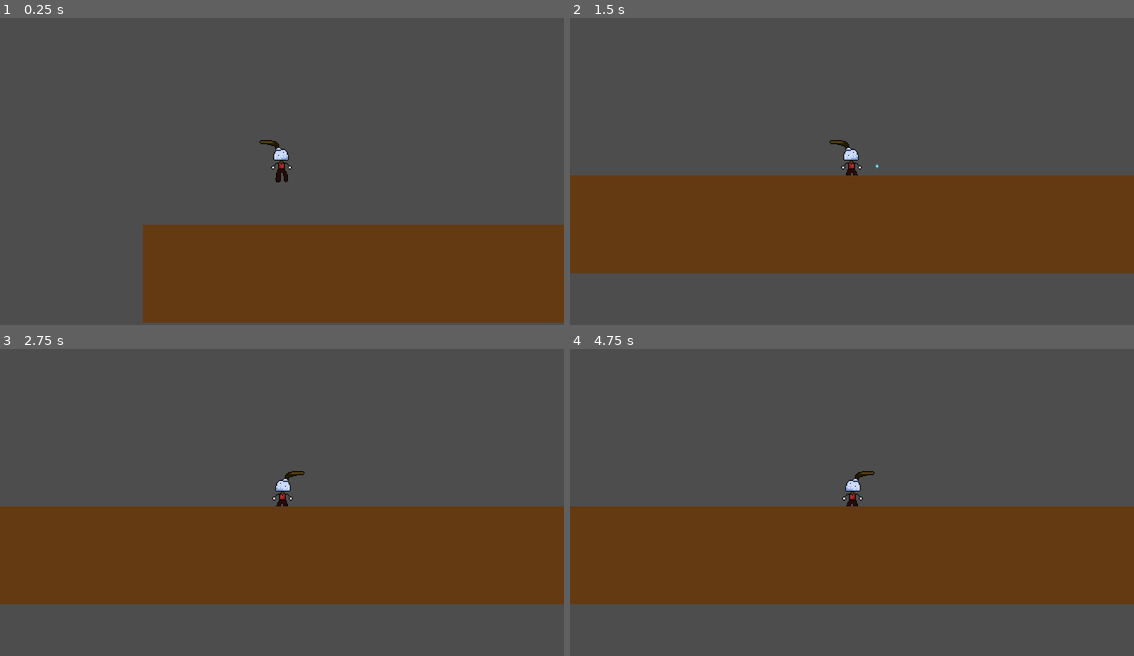
Above: before the commit, frames 1-4 (two rows, left to right).
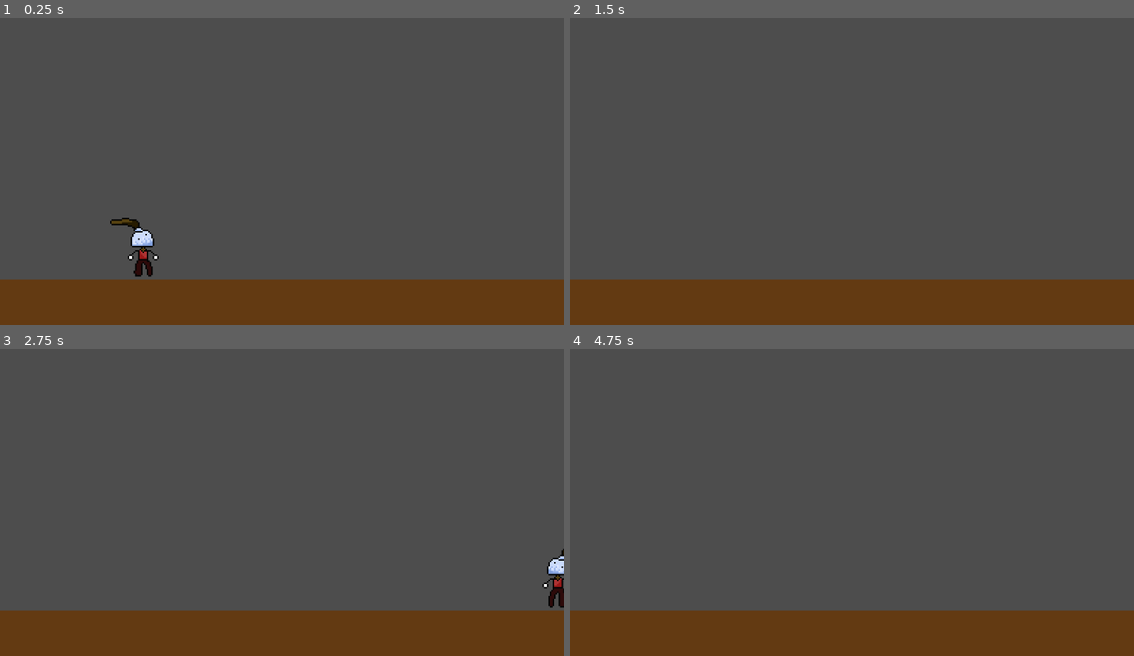
Above: after the commit, the same moments.

Repository: FraN-onLine/unapologetic-cuphead-clone
Game: Godot game, scene res://main.tscn
The game is run twice, just before and just after one commit, with the same random seed, the same clock (stepped at 60 frames per second) and the same inputs.
Inputs:
- Up to frame 1 (0.25 s): no input
- Up to frame 2 (1.5 s): hold Right (right) from 0.53 s (still down); tap Z (dash) at 0.6 s; tap Space (jump) at 0.77 s; tap X (shoot) at 1.35 s
- Up to frame 3 (2.75 s): tap Space (jump) at 1.52 s; release Right (right) at 2.03 s; hold Left (left) from 2.03 s (still down); tap S (switch) at 2.1 s
- Up to frame 4 (4.75 s): release Left (left) at 2.78 s; hold Right (right) 2.78-4.28 s; tap Z (dash) at 2.85 s; tap Space (jump) at 3.02, 3.77, 4.52 s; tap Enter at 3.5 s; hold X (shoot) 3.53-4.28 s; hold Left (left) from 4.28 s (still down); tap S (switch) at 4.35 s

The runs differ from the first frame. In frame 1, 19% of the frame differs, in the area x 0-100%, y 39-100%; in frame 2, 47%; in frame 3, 47%; in frame 4, 47%.

Commit message:
here goes

Diff:
--- a/mophead/Mophead/mophead.tscn
+++ b/mophead/Mophead/mophead.tscn
@@ -1,9 +1,31 @@
 [gd_scene format=3 uid="uid://cfhxp00n8g2ud"]
 
-[ext_resource type="Texture2D" uid="uid://echbik2xdqal" path="res://Assets/Mophead/Mophead.png" id="1_siwno"]
 [ext_resource type="Script" uid="uid://dk8n05uk1am2d" path="res://Mophead/mophead.gd" id="1_vye04"]
 [ext_resource type="PackedScene" uid="uid://iukk87a0i6xf" path="res://Mophead/bluebullet.tscn" id="2_sd5nd"]
 [ext_resource type="PackedScene" uid="uid://cyk8xn4jax4gm" path="res://Mophead/pinkbullet.tscn" id="3_0a4a8"]
+[ext_resource type="Texture2D" uid="uid://bee4dqrtyenck" path="res://Assets/Mophead/Mophead-Sheet.png" id="4_0a4a8"]
+
+[sub_resource type="AtlasTexture" id="AtlasTexture_r7il3"]
+atlas = ExtResource("4_0a4a8")
+region = Rect2(0, 0, 64, 64)
+
+[sub_resource type="AtlasTexture" id="AtlasTexture_7d4yf"]
+atlas = ExtResource("4_0a4a8")
+region = Rect2(64, 0, 64, 64)
+
+[sub_resource type="SpriteFrames" id="SpriteFrames_2xqtd"]
+animations = [{
+"frames": [{
+"duration": 1.0,
+"texture": SubResource("AtlasTexture_r7il3")
+}, {
+"duration": 1.0,
+"texture": SubResource("AtlasTexture_7d4yf")
+}],
+"loop": true,
+"name": &"default",
+"speed": 5.0
+}]
 
 [sub_resource type="RectangleShape2D" id="RectangleShape2D_vye04"]
 size = Vector2(21, 44)
@@ -13,8 +35,10 @@
 blue_bullet_scene = ExtResource("2_sd5nd")
 pink_bullet_scene = ExtResource("3_0a4a8")
 
-[node name="MopheadSprite" type="Sprite2D" parent="." unique_id=1881869106]
-texture = ExtResource("1_siwno")
+[node name="MopheadSprite" type="AnimatedSprite2D" parent="." unique_id=1936753779]
+sprite_frames = SubResource("SpriteFrames_2xqtd")
+autoplay = "default"
+frame_progress = 0.33924654
 
 [node name="CollisionShape2D" type="CollisionShape2D" parent="." unique_id=322549091]
 position = Vector2(-0.5, -5)
@@ -25,7 +49,4 @@
 [node name="DashTimer" type="Timer" parent="." unique_id=2055232609]
 one_shot = true
 
-[node name="Camera2D" type="Camera2D" parent="." unique_id=449207392]
-zoom = Vector2(2, 2)
-
 [connection signal="timeout" from="DashTimer" to="." method="_on_dash_timer_timeout"]
--- a/mophead/main.tscn
+++ b/mophead/main.tscn
@@ -8,17 +8,21 @@
 [node name="Node2D" type="Node2D" unique_id=1979549985]
 
 [node name="Mophead" parent="." unique_id=1274740527 instance=ExtResource("1_ig7tw")]
-position = Vector2(136, 402)
+position = Vector2(96, 167)
 
 [node name="Area2D" type="StaticBody2D" parent="." unique_id=245920398]
 
 [node name="CollisionShape2D" type="CollisionShape2D" parent="Area2D" unique_id=724643279]
-position = Vector2(566.75, 583)
+position = Vector2(561, 257)
 shape = SubResource("RectangleShape2D_0xm2m")
 
 [node name="ColorRect" type="ColorRect" parent="." unique_id=1647698197]
-offset_left = -6.0
-offset_top = 508.0
-offset_right = 1140.0
-offset_bottom = 608.0
+offset_left = -10.0
+offset_top = 191.0
+offset_right = 1136.0
+offset_bottom = 291.0
 color = Color(0.38904327, 0.22559804, 0.070009105, 1)
+
+[node name="Camera2D" type="Camera2D" parent="." unique_id=813092202]
+position = Vector2(190, 114)
+zoom = Vector2(3, 3)
Binary file added: mophead/Assets/Mophead/Mophead-Sheet.png
Not shown, added: mophead/Assets/Mophead/Mophead-Sheet.png.import
